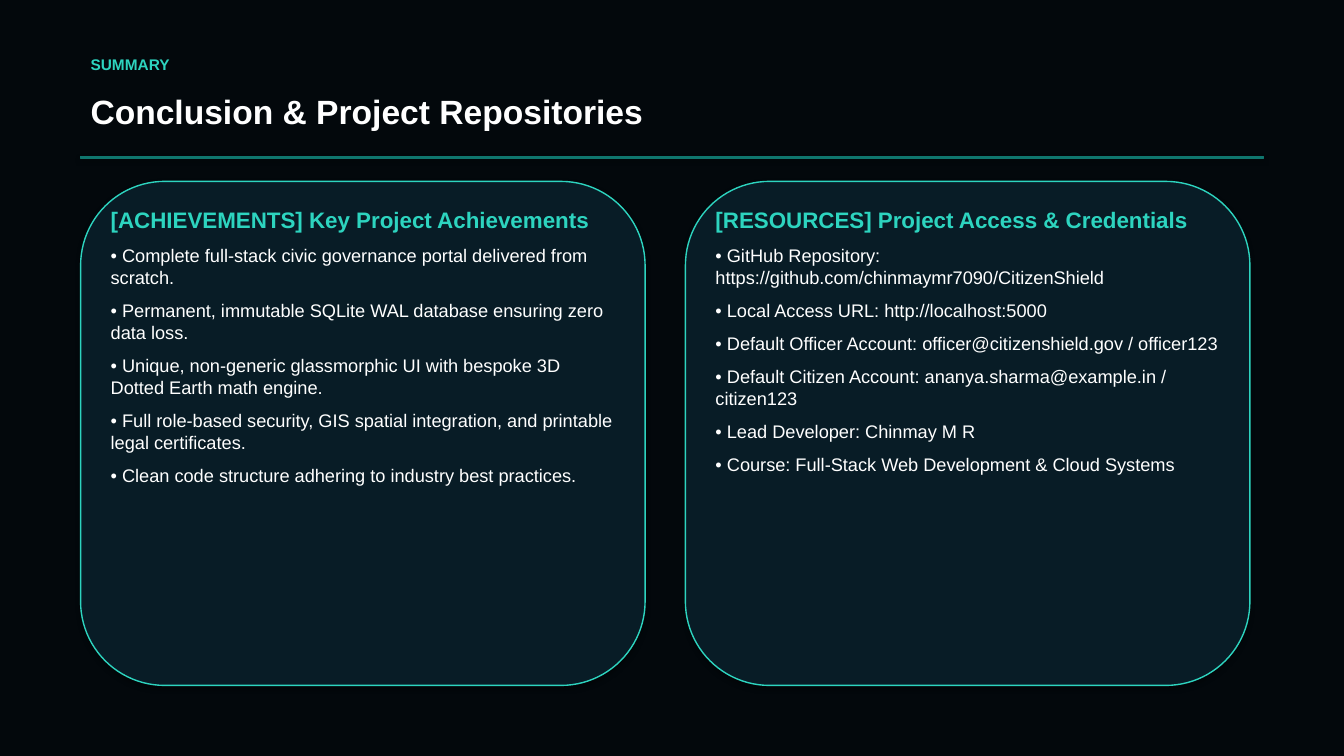
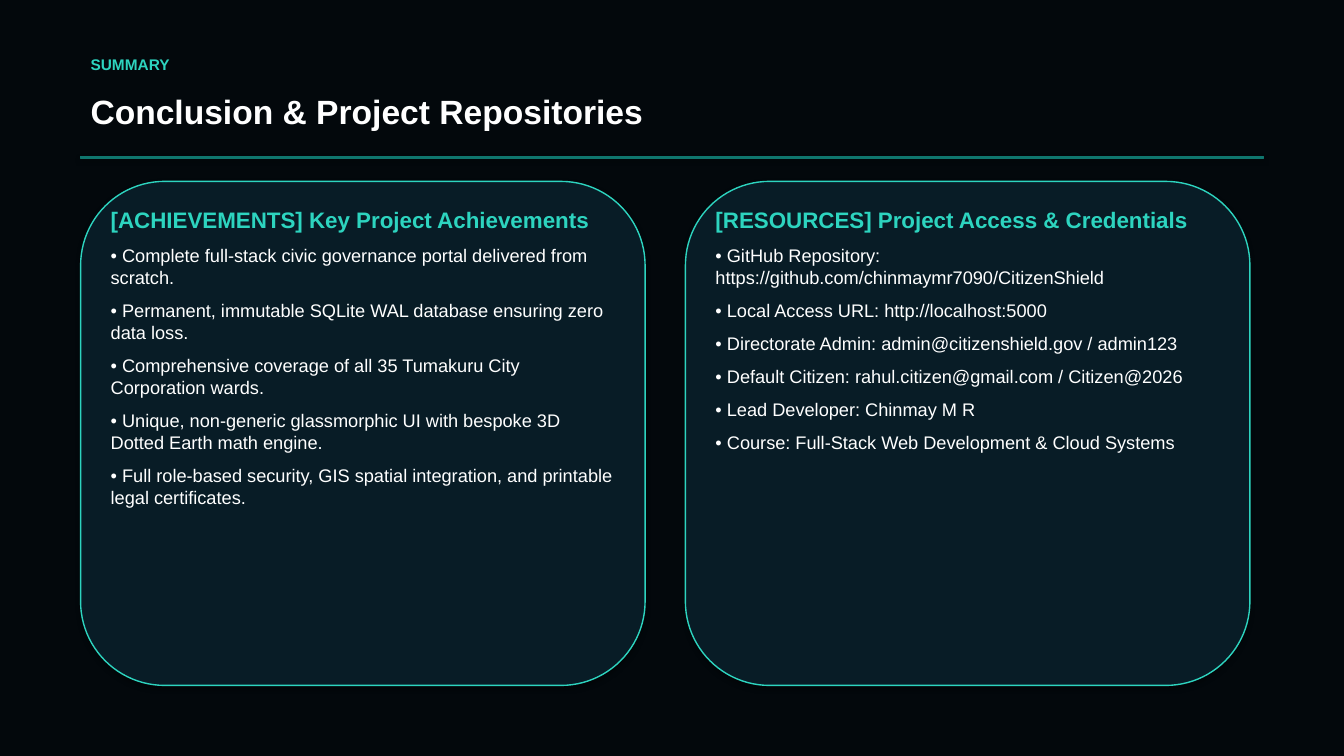
Before and after one commit to chinmaymr7090/CitizenShield, a slide deck: slide 12 of CitizenShield_Presentation.pptx. Drawn at 1344x756 pixels with LibreOffice and Linux fonts; fonts in the diff are those of the drawing. Boxes give left, top, right and bottom in pixels: in the first picture for what was removed or moved away, otherwise in the second. Text is boxed around its words. In the diff, an @@ line names an element or a change of style, - is before the commit and + after.

Commit message:
Update presentation (.pptx) with Tumakuru 35 wards and Admin ID/Password workflow

```diff
--- a/CitizenShield_Presentation.pptx
+++ b/CitizenShield_Presentation.pptx
@@ text at bbox=[111, 358, 519, 398]: paragraph added @@
+• Comprehensive coverage of all 35 Tumakuru City Corporation wards.
@@ text at bbox=[727, 336, 1182, 387]: text changed @@
-• Default Officer Account: officer@citizenshield.gov / officer123
-• Default Citizen Account: ananya.sharma@example.in / citizen123
+• Directorate Admin: admin@citizenshield.gov / admin123
+• Default Citizen: rahul.citizen@gmail.com / Citizen@2026
@@ text at bbox=[122, 468, 577, 486]: paragraph removed @@
-• Clean code structure adhering to industry best practices.
```
Also in this commit, not shown: 10 other slides changed, 1 slide added, 1 slide removed, 1 other file.
